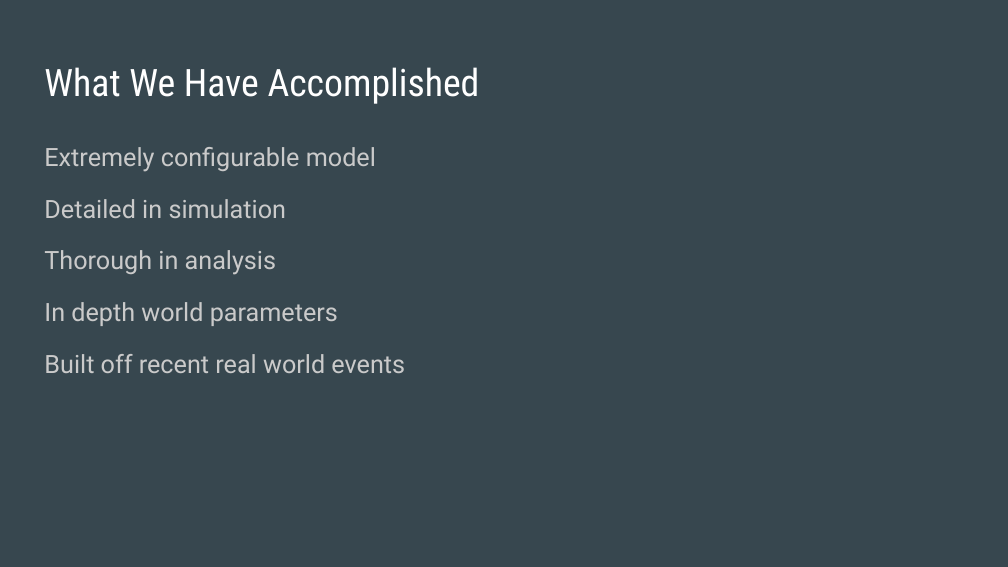
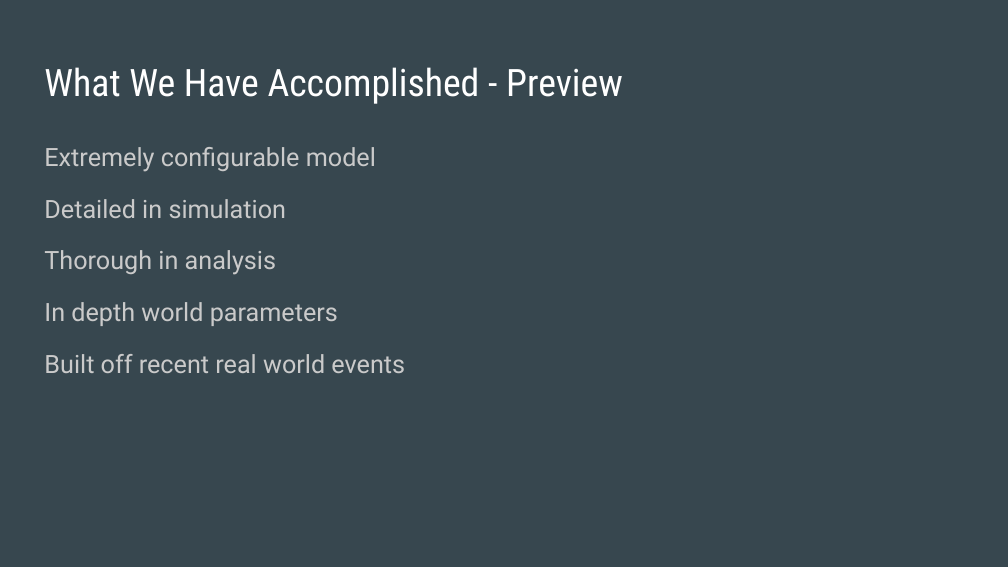
Before and after one commit to IProxyPI/PlagueSim, a slide deck: slide 2 of CSS 458 Epidemic Simulator Presentation.pptx. Drawn at 1008x567 pixels with LibreOffice and Linux fonts; fonts in the diff are those of the drawing. Boxes give left, top, right and bottom in pixels: in the first picture for what was removed or moved away, otherwise in the second. Text is boxed around its words. In the diff, an @@ line names an element or a change of style, - is before the commit and + after.

```diff
--- a/CSS 458 Epidemic Simulator Presentation.pptx
+++ b/CSS 458 Epidemic Simulator Presentation.pptx
@@ title at box(44, 67, 623, 104): text changed @@
-What We Have Accomplished
+What We Have Accomplished - Preview
```
Also in this commit, not shown: 1 other slide changed, 1 slide added, 2 other files.
